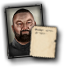
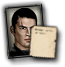
Two versions of the same layered image (65 x 67). Layer-by-layer changes:
added layer "Soontir_Fel" in group "Group 1" over (6, 7, 44, 57)
added layer "ISBOfficer2" in group "Group 1" over (6, 7, 44, 58)
added layer "Rebel_Generic_3" in group "Group 1" over (6, 7, 44, 57)
added layer "ImperialOfficer12" in group "Group 1" over (6, 7, 44, 58)
added layer "HumanSenator6" in group "Group 1" over (6, 7, 44, 56)
hid "Rhen_Chiron" over (6, 7, 44, 58)
